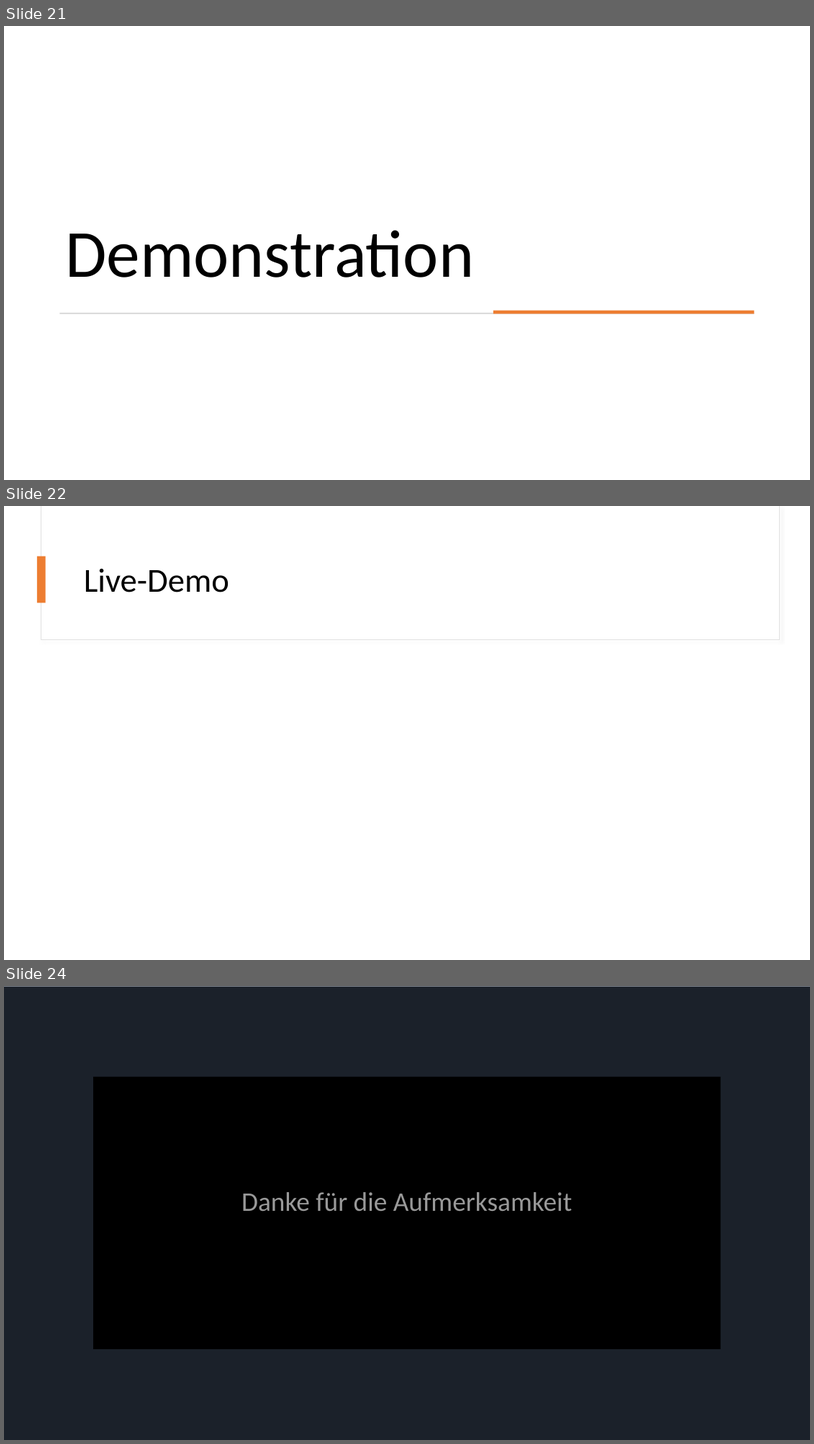
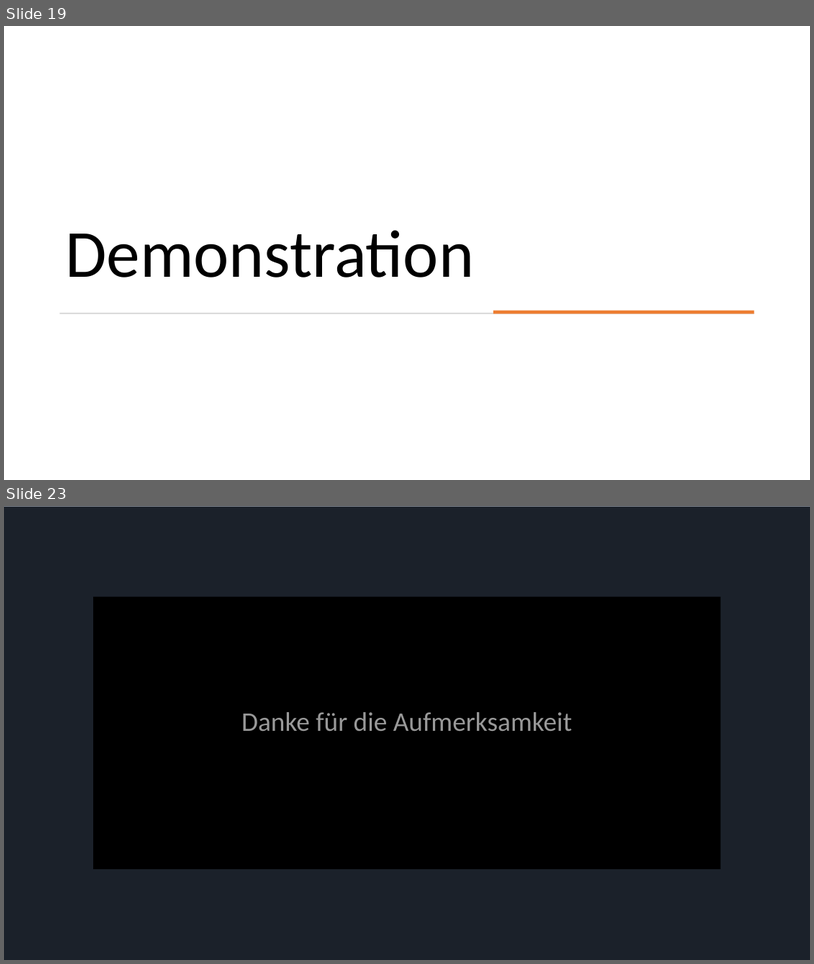
Before and after one commit to Brebeck-Jan/chessmaster, a slide deck: Präsentationen/Abschlusspräsentation/Chessmaster_Abschluss.pptx. Shown one above the other, each under a label of ours: slides 21, 22 and 24 before the commit, slides 19 and 23 after it; the slides between them are not shown. The pictures are 814x1444 and 814x964 pixels, drawn with LibreOffice and Linux fonts; fonts in the diff are those of the drawing. Boxes give left, top, right and bottom in pixels: in the first picture for what was removed or moved away, otherwise in the second. Text is boxed around its words. In the diff, an @@ line names an element or a change of style, - is before the commit and + after.

```diff
--- a/Präsentationen/Abschlusspräsentation/Chessmaster_Abschluss.pptx
+++ b/Präsentationen/Abschlusspräsentation/Chessmaster_Abschluss.pptx
@@ slide 22 removed at box(4, 506, 810, 960), background #FFFFFF @@
@@ rectangle removed at box(41, 506, 779, 640) @@
@@ rectangle removed at box(41, 506, 779, 639) @@
@@ rectangle removed at box(37, 556, 46, 602) @@
@@ title removed at box(84, 569, 229, 592) @@
-Live-Demo
@@ what was slide 21 is now slide 19 @@
@@ what was slide 24 is now slide 23 @@
```
Also in this commit, not shown: 5 slides changed, 4 slides added, 4 other slides removed.
